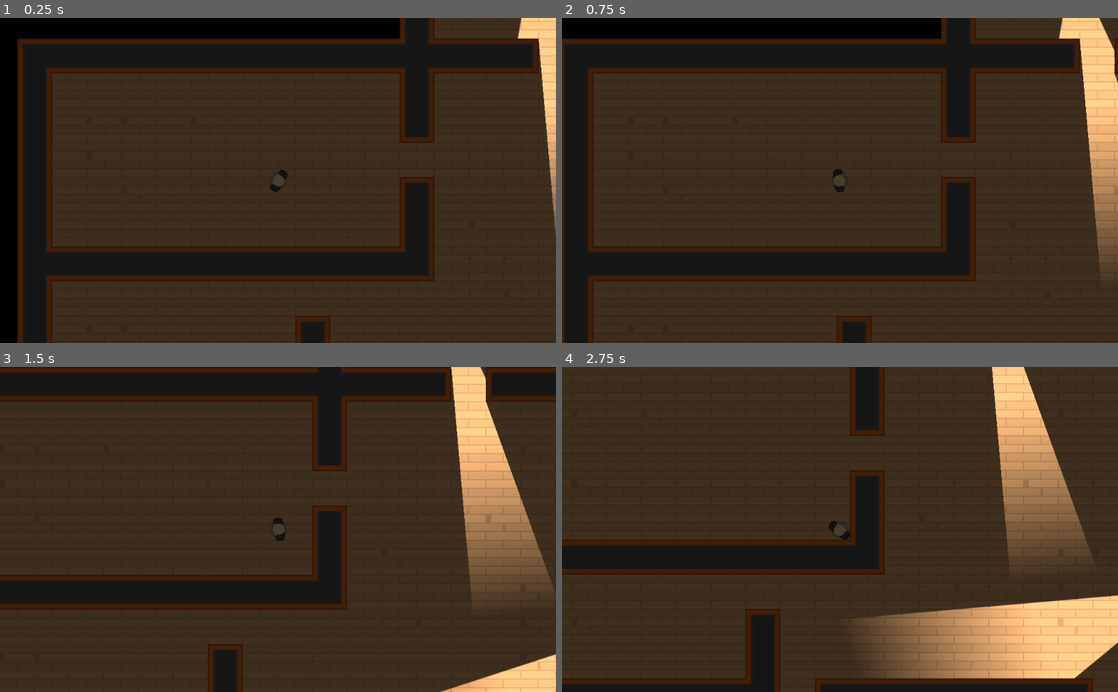
Above: before the commit, frames 1-4 (two rows, left to right).
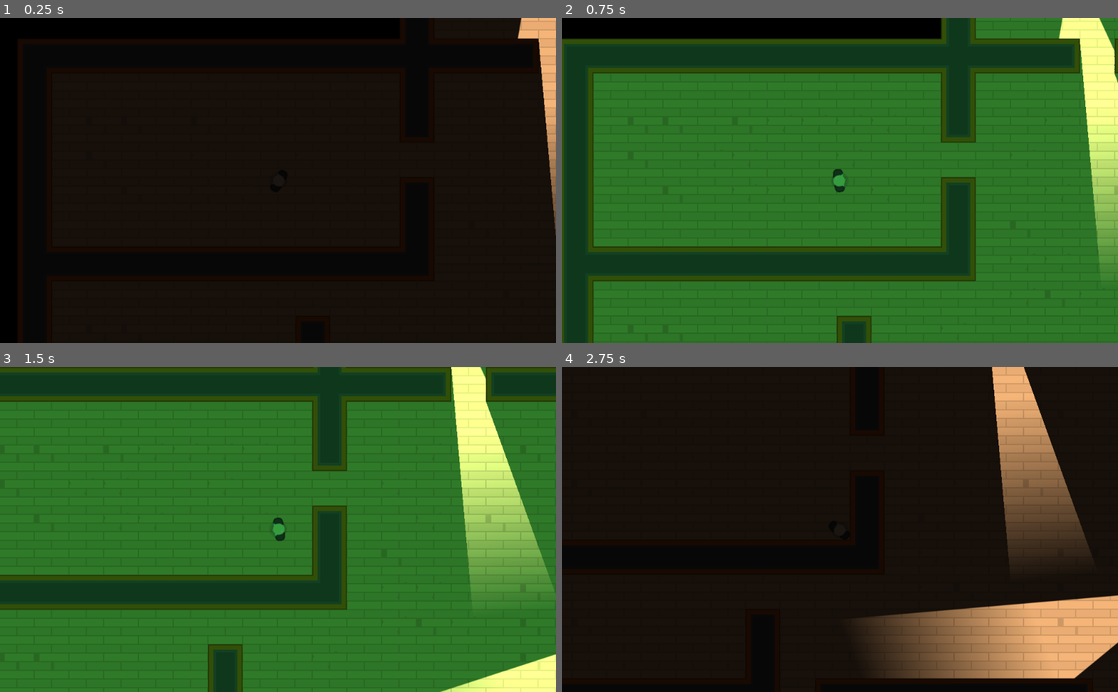
Above: after the commit, the same moments.

Repository: adam-spice/espionage_inc
Game: Godot game, scene res://Levels/Level1.tscn
Two runs of this game, one before a commit and one after it. Both use one fixed random seed, a clock stepped at 60 frames per second and the inputs below.
Inputs (mouse positions are in pixels of both pictures, inside the frame that each line leads up to):
- Up to frame 1 (0.25 s): no input
- Up to frame 2 (0.75 s): tap Enter at 0.5 s; move the mouse to (962, 164) at 0.52 s; hold D (move_right) from 0.53 s (still down); hold Space (torch_toggle, bound only before the commit) from 0.53 s (still down)
- Up to frame 3 (1.5 s): move the mouse to (166, 545) at 1.27 s; release D (move_right) at 1.28 s; release Space (torch_toggle, bound only before the commit) at 1.28 s; hold S (move_down) from 1.28 s (still down); tap Space (torch_toggle, bound only before the commit) at 1.35 s
- Up to frame 4 (2.75 s): move the mouse to (895, 458) at 2.02 s; release S (move_down) at 2.03 s; hold D (move_right) from 2.03 s (still down); hold Space (torch_toggle, bound only before the commit) from 2.03 s (still down)

The runs differ from the first frame. In frame 1, 75% of the frame differs, in the area x 3-100%, y 0-100%; in frame 2, 96%; in frame 3, 100%, in the area x 0-100%, y 0-100%; in frame 4, 91%.
Error in both runs: Invalid get index '0' (on base: 'PoolVector2Array'). (res://Characters/NPC/Gaurd.gd:22)

Commit message:
added night vision

Diff:
--- a/Characters/Player.gd
+++ b/Characters/Player.gd
@@ -24,5 +24,5 @@
 		motion.x = lerp(motion.x, 0, FRICTION)
 
 func _input(event):
-	if Input.is_action_pressed("torch_toggle"):
-		$Torch.enabled = !$Torch.enabled
+	if Input.is_action_pressed("toggle_vision_mode"):
+		get_tree().call_group("Interface", "cycle_vision_mode")
--- /dev/null
+++ b/Interface/VisionMode.gd
@@ -0,0 +1,33 @@
+extends CanvasModulate
+
+const DARK = Color("1b1a1a")
+const NIGTHVISION = Color("37bf62")
+
+var cooldown = false
+
+func _ready():
+	visible = true
+	color = DARK
+
+func cycle_vision_mode():
+	if not cooldown:
+		if color == NIGTHVISION:
+			DARK_mode()
+		else:
+			NIGTHVISION_mode()
+			cooldown = true
+			$Timer.start()
+
+func DARK_mode():
+	color = DARK
+	$AudioStreamPlayer2D.stream = load("res://SFX/nightvision_off.wav")
+	$AudioStreamPlayer2D.play()
+
+func NIGTHVISION_mode():
+	color = NIGTHVISION
+	$AudioStreamPlayer2D.stream = load("res://SFX/nightvision.wav")
+	$AudioStreamPlayer2D.play()
+
+
+func _on_Timer_timeout():
+	cooldown = false
--- /dev/null
+++ b/Interface/VisionMode.tscn
@@ -0,0 +1,16 @@
+[gd_scene load_steps=2 format=2]
+
+[ext_resource path="res://Interface/VisionMode.gd" type="Script" id=1]
+
+[node name="VisionMode" type="CanvasModulate" groups=[
+"Interface",
+]]
+visible = false
+color = Color( 0.105882, 0.101961, 0.101961, 1 )
+script = ExtResource( 1 )
+
+[node name="AudioStreamPlayer2D" type="AudioStreamPlayer2D" parent="."]
+
+[node name="Timer" type="Timer" parent="."]
+one_shot = true
+[connection signal="timeout" from="Timer" to="." method="_on_Timer_timeout"]
--- a/Levels/Level1.tscn
+++ b/Levels/Level1.tscn
@@ -38,6 +38,9 @@
 [node name="DEstination7" type="Position2D" parent="Navigation2D/Destinations" index="9"]
 position = Vector2( -494.441, 506.428 )
 
+[node name="Furniture" parent="Navigation2D" index="2"]
+tile_data = PoolIntArray( 65551, 1610612740, 0, 65552, 1610612739, 0, 65553, 1610612739, 0, 65554, 1610612739, 0, 65555, 1610612738, 0, 393232, 1, 0 )
+
 [node name="SecCamera" parent="Cameras" index="0" instance=ExtResource( 2 )]
 position = Vector2( 329.914, 223.47 )
 
--- a/Levels/TemplateLevel.tscn
+++ b/Levels/TemplateLevel.tscn
@@ -1,7 +1,151 @@
-[gd_scene load_steps=3 format=2]
+[gd_scene load_steps=16 format=2]
 
 [ext_resource path="res://Tiles/Tles.tres" type="TileSet" id=1]
 [ext_resource path="res://Characters/Player.tscn" type="PackedScene" id=2]
+[ext_resource path="res://GFX/Tilesheet/tilesheet_complete.png" type="Texture" id=3]
+[ext_resource path="res://Interface/VisionMode.tscn" type="PackedScene" id=4]
+
+[sub_resource type="OccluderPolygon2D" id=7]
+polygon = PoolVector2Array( 0, 0, 64, 0, 64, 64, 0, 64 )
+
+[sub_resource type="ConvexPolygonShape2D" id=1]
+points = PoolVector2Array( 0, 0, 64, 0, 64, 64, 0, 64 )
+
+[sub_resource type="OccluderPolygon2D" id=2]
+polygon = PoolVector2Array( 4, 16, 12, 16, 16, 12, 48, 12, 52, 16, 60, 16, 60, 44, 56, 52, 12, 52, 4, 44 )
+
+[sub_resource type="ConvexPolygonShape2D" id=3]
+points = PoolVector2Array( 8, 16, 16, 16, 16, 8, 48, 8, 48, 16, 56, 16, 56, 48, 56, 56, 8, 56, 8, 48 )
+
+[sub_resource type="OccluderPolygon2D" id=8]
+polygon = PoolVector2Array( 0, 0, 64, 0, 64, 64, 0, 64 )
+
+[sub_resource type="ConvexPolygonShape2D" id=4]
+points = PoolVector2Array( 0, 0, 64, 0, 64, 64, 0, 64 )
+
+[sub_resource type="OccluderPolygon2D" id=9]
+polygon = PoolVector2Array( 0, 0, 64, 0, 64, 64, 0, 64 )
+
+[sub_resource type="ConvexPolygonShape2D" id=5]
+points = PoolVector2Array( 0, 0, 64, 0, 64, 64, 0, 64 )
+
+[sub_resource type="OccluderPolygon2D" id=10]
+polygon = PoolVector2Array( 0, 0, 64, 0, 64, 64, 0, 64 )
+
+[sub_resource type="ConvexPolygonShape2D" id=11]
+points = PoolVector2Array( 0, 0, 64, 0, 64, 64, 0, 64 )
+
+[sub_resource type="TileSet" id=6]
+0/name = "tilesheet_complete.png 0"
+0/texture = ExtResource( 3 )
+0/tex_offset = Vector2( 0, 0 )
+0/modulate = Color( 1, 1, 1, 1 )
+0/region = Rect2( 1472, 1088, 64, 64 )
+0/tile_mode = 0
+0/occluder_offset = Vector2( 0, 0 )
+0/occluder = SubResource( 7 )
+0/navigation_offset = Vector2( 0, 0 )
+0/shape_offset = Vector2( 0, 0 )
+0/shape_transform = Transform2D( 1, 0, 0, 1, 0, 0 )
+0/shape = SubResource( 1 )
+0/shape_one_way = false
+0/shape_one_way_margin = 1.0
+0/shapes = [ {
+"autotile_coord": Vector2( 0, 0 ),
+"one_way": false,
+"one_way_margin": 1.0,
+"shape": SubResource( 1 ),
+"shape_transform": Transform2D( 1, 0, 0, 1, 0, 0 )
+} ]
+0/z_index = 0
+1/name = "tilesheet_complete.png 1"
+1/texture = ExtResource( 3 )
+1/tex_offset = Vector2( 0, 0 )
+1/modulate = Color( 1, 1, 1, 1 )
+1/region = Rect2( 1152, 1152, 64, 64 )
+1/tile_mode = 0
+1/occluder_offset = Vector2( 0, 0 )
+1/occluder = SubResource( 2 )
+1/navigation_offset = Vector2( 0, 0 )
+1/shape_offset = Vector2( 0, 0 )
+1/shape_transform = Transform2D( 1, 0, 0, 1, 0, 0 )
+1/shape = SubResource( 3 )
+1/shape_one_way = false
+1/shape_one_way_margin = 1.0
+1/shapes = [ {
+"autotile_coord": Vector2( 0, 0 ),
+"one_way": false,
+"one_way_margin": 1.0,
+"shape": SubResource( 3 ),
+"shape_transform": Transform2D( 1, 0, 0, 1, 0, 0 )
+} ]
+1/z_index = 0
+2/name = "tilesheet_complete.png 2"
+2/texture = ExtResource( 3 )
+2/tex_offset = Vector2( 0, 0 )
+2/modulate = Color( 1, 1, 1, 1 )
+2/region = Rect2( 1280, 1088, 64, 64 )
+2/tile_mode = 0
+2/occluder_offset = Vector2( 0, 0 )
+2/occluder = SubResource( 8 )
+2/navigation_offset = Vector2( 0, 0 )
+2/shape_offset = Vector2( 0, 0 )
+2/shape_transform = Transform2D( 1, 0, 0, 1, 0, 0 )
+2/shape = SubResource( 4 )
+2/shape_one_way = false
+2/shape_one_way_margin = 1.0
+2/shapes = [ {
+"autotile_coord": Vector2( 0, 0 ),
+"one_way": false,
+"one_way_margin": 1.0,
+"shape": SubResource( 4 ),
+"shape_transform": Transform2D( 1, 0, 0, 1, 0, 0 )
+} ]
+2/z_index = 0
+3/name = "tilesheet_complete.png 3"
+3/texture = ExtResource( 3 )
+3/tex_offset = Vector2( 0, 0 )
+3/modulate = Color( 1, 1, 1, 1 )
+3/region = Rect2( 1344, 1088, 64, 64 )
+3/tile_mode = 0
+3/occluder_offset = Vector2( 0, 0 )
+3/occluder = SubResource( 9 )
+3/navigation_offset = Vector2( 0, 0 )
+3/shape_offset = Vector2( 0, 0 )
+3/shape_transform = Transform2D( 1, 0, 0, 1, 0, 0 )
+3/shape = SubResource( 5 )
+3/shape_one_way = false
+3/shape_one_way_margin = 1.0
+3/shapes = [ {
+"autotile_coord": Vector2( 0, 0 ),
+"one_way": false,
+"one_way_margin": 1.0,
+"shape": SubResource( 5 ),
+"shape_transform": Transform2D( 1, 0, 0, 1, 0, 0 )
+} ]
+3/z_index = 0
+4/name = "tilesheet_complete.png 4"
+4/texture = ExtResource( 3 )
+4/tex_offset = Vector2( 0, 0 )
+4/modulate = Color( 1, 1, 1, 1 )
+4/region = Rect2( 1408, 1088, 64, 64 )
+4/tile_mode = 0
+4/occluder_offset = Vector2( 0, 0 )
+4/occluder = SubResource( 10 )
+4/navigation_offset = Vector2( 0, 0 )
+4/shape_offset = Vector2( 0, 0 )
+4/shape_transform = Transform2D( 1, 0, 0, 1, 0, 0 )
+4/shape = SubResource( 11 )
+4/shape_one_way = false
+4/shape_one_way_margin = 1.0
+4/shapes = [ {
+"autotile_coord": Vector2( 0, 0 ),
+"one_way": false,
+"one_way_margin": 1.0,
+"shape": SubResource( 11 ),
+"shape_transform": Transform2D( 1, 0, 0, 1, 0, 0 )
+} ]
+4/z_index = 0
 
 [node name="TemplateLevel" type="Node2D"]
 
@@ -18,14 +162,17 @@
 
 [node name="Destinations" type="Node" parent="Navigation2D"]
 
+[node name="Furniture" type="TileMap" parent="Navigation2D"]
+tile_set = SubResource( 6 )
+format = 1
+
 [node name="Player" parent="." instance=ExtResource( 2 )]
 position = Vector2( -358.222, -211.906 )
 
 [node name="Camera2D" type="Camera2D" parent="Player"]
 current = true
 
-[node name="CanvasModulate" type="CanvasModulate" parent="."]
-color = Color( 0.290196, 0.290196, 0.290196, 1 )
+[node name="VisionMode" parent="." instance=ExtResource( 4 )]
 
 [node name="Cameras" type="Node" parent="."]
 
--- a/project.godot
+++ b/project.godot
@@ -41,7 +41,7 @@
 "events": [ Object(InputEventKey,"resource_local_to_scene":false,"resource_name":"","device":0,"alt":false,"shift":false,"control":false,"meta":false,"command":false,"pressed":false,"scancode":68,"unicode":0,"echo":false,"script":null)
  ]
 }
-torch_toggle={
+toggle_vision_mode={
 "deadzone": 0.5,
 "events": [ Object(InputEventKey,"resource_local_to_scene":false,"resource_name":"","device":0,"alt":false,"shift":false,"control":false,"meta":false,"command":false,"pressed":false,"scancode":32,"unicode":0,"echo":false,"script":null)
  ]
